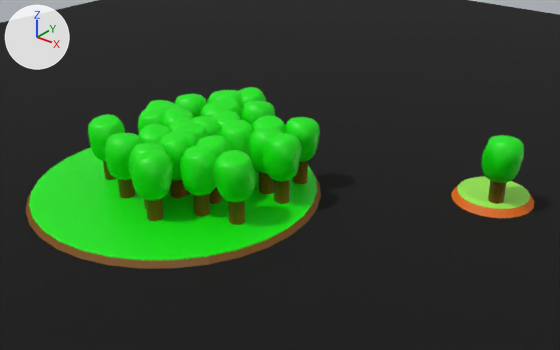
An edit to the glTF model src/assets/world.glb, drawn before and after from the same camera.
One viewpoint serves both versions: a camera (50 mm lens) standing at (25.8, -39.4, 25.4) and looking at (-4.7, -1.2, 1.8). The axes (+X, +Y, +Z) are drawn at upper left. The lights are the same throughout. The first picture is the older version. Where no turn or scale is listed for an object, it has been applied to the vertices. Vertices at exactly the same position are counted once.
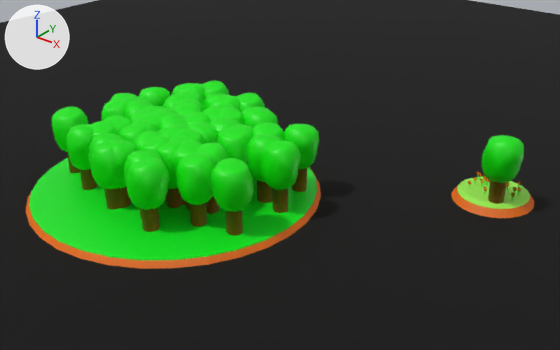
The change, as a list of edits to the scene's bpy script:
```text
Change me_circle_002:
    where me_circle_002.from_pydata(...)  # 65 vertices, 96 faces; spans x -10.4..10.4, y -10.4..10.4, z 0.0..1.1
    used by ob_circle_002; location = (-11.31, -4.99, 0.0)
    me_circle_002 part 1: all 64 faces that had it switch from mat_material_003 (brown #7d4f00) to mat_material_001 (orange #e76e00)
    me_circle_002 part 2: all 32 faces that had it switch from mat_material_004 (green #04e700) to mat_green (green #00e71b)
Change ob_circle_003:
    ob_circle_003.location: (-10.09, -3.08, -0.34) -> (-9.39, -4.11, -0.34)
Change ob_plane_001:
    ob_plane_001.location: (3.53, 0.09, -1.96) -> (3.53, 3.5, 0.87)
Add ob_circle_004:
    ob_circle_004 = bpy.data.objects.new('Circle.004', me_circle_003.copy())  # the mesh of ob_circle_003
    ob_circle_004.location = (-13.37, -3.71, -0.34)
```

Where the change shows, as pixel boxes [x1, y1, x2, y2] in the pictures (560 x 350 px):
'Circle.003', moved: before [88, 87, 320, 225]; after [90, 93, 319, 235]
'Circle.004', added: after [52, 81, 278, 210]
    faces in mat_material_004 (green #04e700): [52, 81, 278, 189]
    faces in mat_material_003 (brown #7d4f00): [67, 152, 190, 210]
'Plane.001', moved (not visible before): after [468, 171, 521, 200]
part 1 of me_circle_002, recoloured: [26, 170, 321, 269] in both
part 2 of me_circle_002, recoloured: before [29, 135, 317, 260]; after [29, 158, 317, 260]
